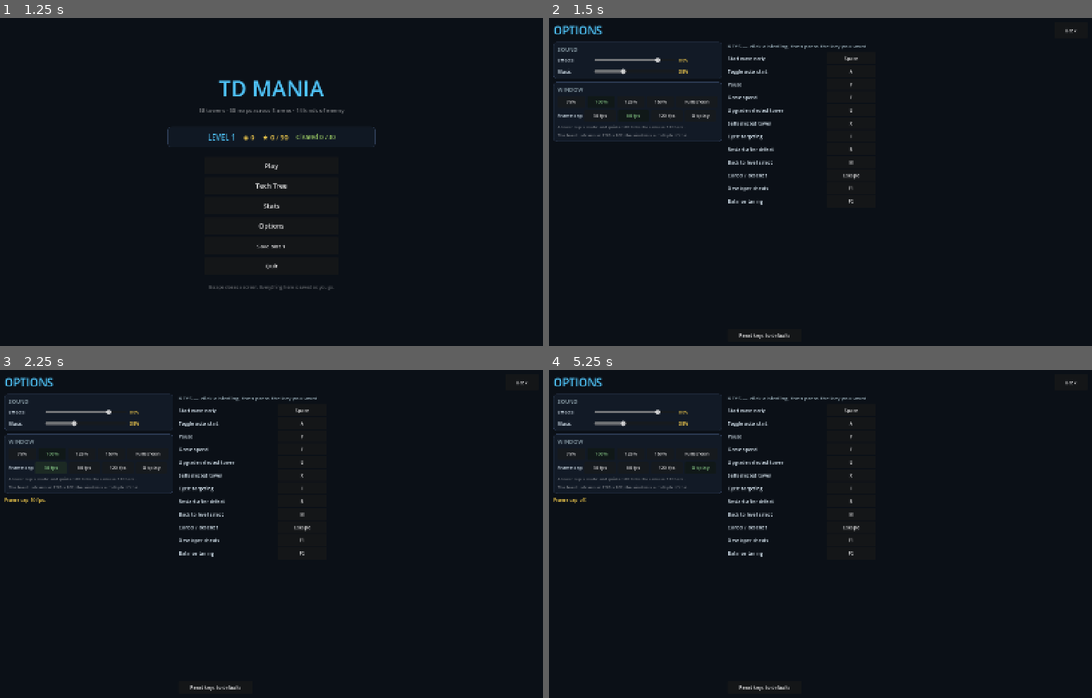
Above: before the commit, frames 1-4 (two rows, left to right).
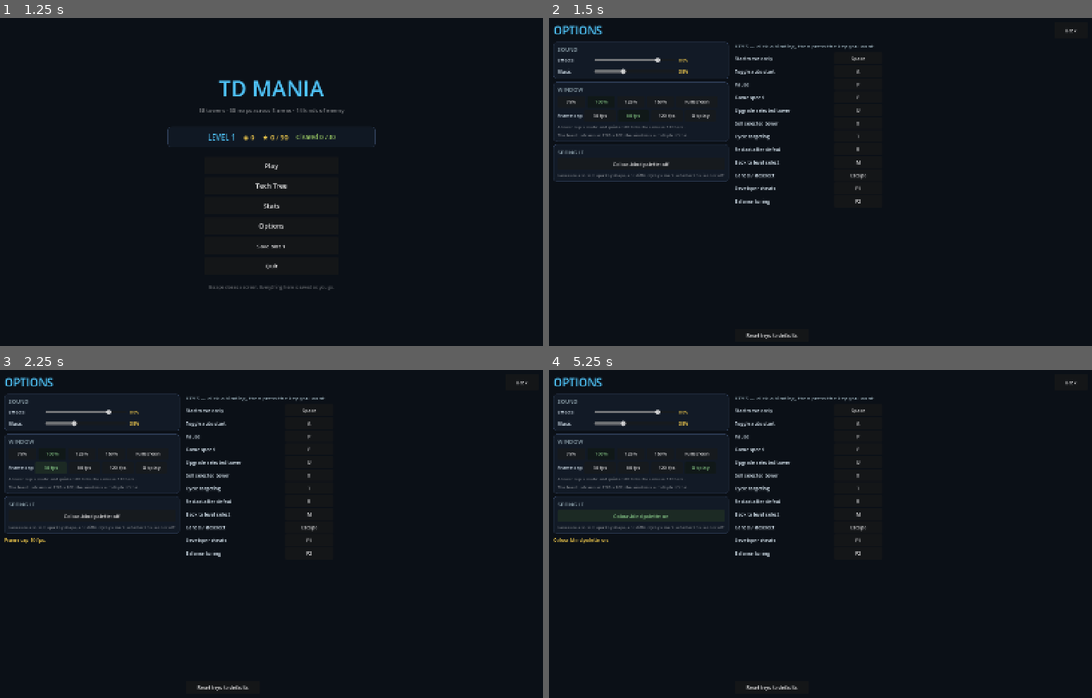
Above: after the commit, the same moments.

Repository: MichaelMIL/TD-Mania
Game: Godot game, scene res://main.tscn
The game is run twice, just before and just after one commit, with the same random seed, the same clock (stepped at 60 frames per second) and the same inputs.
Inputs (mouse positions are in pixels of both pictures, inside the frame that each line leads up to):
- Up to frame 1 (1.25 s): click "New game" at 0.5 s
- Up to frame 2 (1.5 s): click "Options" at 1.25 s
- Up to frame 3 (2.25 s): click "30 fps" at 2 s
- Up to frame 4 (5.25 s): click "60 fps" at 2.75 s; click "120 fps" at 3.5 s; click "Display" at 4.25 s; click (641, 517) at 5 s, where only the run after the commit has a clickable "Colour-blind palette: off"

Frame 1 is identical in both runs. In frame 2, 1.7% of the frame differs, in the area x 0-60%, y 7-98%; in frame 3, 1.8%; in frame 4, 2.9%.

Commit message:
Stop colour carrying the whole load
Lanes, tiers, tower types and creep kinds were all told apart by hue, and
roughly one man in twelve cannot separate some of those pairs.

Always on, because they cost nothing: every lane draws its own shape at
the spawn portal - circle, square, triangle, diamond - next to its colour;
every difficulty carries a mark (dot, diamond, triangle, star) beside its
name; and the build cursor draws a tick or a cross rather than leaning on
green against red.

Options gains a colour-blind palette that swaps the lane colours. Choosing
those four was the interesting part: the canonical Okabe-Ito pairing of
orange and sky blue is nearly identical in luminance, which is no help on
a dark board, and the obvious blue/green pairing is barely better than
what it replaced under simulation. So the set was picked by simulating
protanopia and deuteranopia across the whole Okabe-Ito palette and keeping
the four whose closest pair stays furthest apart, brightness included.

The suite runs that simulation as a test - lanes must stay apart under
both forms and in brightness - so the palette cannot quietly regress.

615 assertions pass.

Co-Authored-By: Claude Opus 5 (1M context) <noreply@anthropic.com>

Diff:
--- a/dev/dev_verify.gd
+++ b/dev/dev_verify.gd
@@ -214,6 +214,7 @@
 	_check_boss_abilities()
 	_check_hazards()
 	_check_area_music()
+	_check_colour_access()
 	_check_modifiers()
 	_check_flyers()
 	_check_board_tooltips()
@@ -2380,6 +2381,82 @@
 
 
 
+
+
+## Colour is not the only channel: lanes have shapes, tiers have marks, the
+## build cursor has a tick or a cross, and the palette can be swapped.
+func _check_colour_access() -> void:
+	var was: bool = Progress.colourblind()
+	Progress.set_colourblind(false)
+	var plain: Array = []
+	for i in 4:
+		plain.append(TDData.route_color(i))
+	Progress.set_colourblind(true)
+	var safe: Array = []
+	for i in 4:
+		safe.append(TDData.route_color(i))
+	check("the option changes the lane palette", plain != safe)
+	check("and the safe palette has a colour per lane",
+			TDData.SAFE_ROUTE_COLORS.size() >= TDData.ROUTE_COLORS.size())
+	# The real test: simulate the two common forms of colour blindness and
+	# check the lanes stay apart under both, and in brightness for anyone
+	# looking at a grey screenshot.
+	var too_close := ""
+	for i in safe.size():
+		for j in range(i + 1, safe.size()):
+			var a: Color = safe[i]
+			var b: Color = safe[j]
+			for kind: String in ["protanopia", "deuteranopia"]:
+				if _colour_gap(_simulate(a, kind), _simulate(b, kind)) < 0.25:
+					too_close = "%d/%d under %s" % [i, j, kind]
+			if absf(a.get_luminance() - b.get_luminance()) < 0.03:
+				too_close = "%d/%d in brightness" % [i, j]
+	check("safe lane colours stay apart under colour blindness (%s)" % too_close,
+			too_close == "")
+	Progress.set_colourblind(was)
+
+	var shapes: Array = []
+	for i in 4:
+		shapes.append(TDData.route_shape(i))
+	var unique: Array = []
+	for shape: String in shapes:
+		if not unique.has(shape):
+			unique.append(shape)
+	check("every lane has its own shape", unique.size() == shapes.size())
+	var marks: Array = []
+	for tier in TDData.TIERS.size():
+		marks.append(TDData.tier_mark(tier))
+	var unique_marks: Array = []
+	for mark: String in marks:
+		if not unique_marks.has(mark):
+			unique_marks.append(mark)
+	check("and every tier its own mark", unique_marks.size() == marks.size())
+
+	# The setting survives a save round trip.
+	var cfg := ConfigFile.new()
+	cfg.set_value("meta", "version", Progress.SAVE_VERSION)
+	cfg.set_value("options", "colourblind", true)
+	Progress.apply_config(cfg)
+	check("the choice is remembered", Progress.colourblind())
+	Progress.use_clean_state()
+
+
+
+
+## The usual linear approximations of the two common forms of red-green
+## colour blindness. Good enough to tell "these two lanes are the same
+## colour to a lot of people" from "these two are fine".
+func _simulate(c: Color, kind: String) -> Color:
+	if kind == "protanopia":
+		return Color(0.567 * c.r + 0.433 * c.g, 0.558 * c.r + 0.442 * c.g,
+				0.242 * c.g + 0.758 * c.b)
+	return Color(0.625 * c.r + 0.375 * c.g, 0.7 * c.r + 0.3 * c.g,
+			0.3 * c.g + 0.7 * c.b)
+
+
+func _colour_gap(a: Color, b: Color) -> float:
+	return Vector3(a.r - b.r, a.g - b.g, a.b - b.b).length()
+
 ## Music is per area: the same loop, tuned differently.
 func _check_area_music() -> void:
 	var missing: Array = []
--- a/scripts/cursor.gd
+++ b/scripts/cursor.gd
@@ -42,6 +42,14 @@
 		draw_circle(pos, dead, Color(0.9, 0.3, 0.3, 0.1))
 		draw_arc(pos, dead, 0.0, TAU, 40, Color(0.95, 0.4, 0.4, 0.5), 1.5, true)
 	draw_circle(pos, 20.0, Color(tint.r, tint.g, tint.b, 0.35))
+	# Green and red are the same colour to a good few people, so the cell
+	# says yes or no in a shape as well.
+	if ok:
+		draw_line(pos + Vector2(-9.0, 0.0), pos + Vector2(-3.0, 7.0), col, 3.0, true)
+		draw_line(pos + Vector2(-3.0, 7.0), pos + Vector2(9.0, -8.0), col, 3.0, true)
+	else:
+		draw_line(pos + Vector2(-8.0, -8.0), pos + Vector2(8.0, 8.0), col, 3.0, true)
+		draw_line(pos + Vector2(8.0, -8.0), pos + Vector2(-8.0, 8.0), col, 3.0, true)
 
 	# Highlight every cell of the same terrain type when nothing fits here, so
 	# it is obvious where a water-only tower can go.
--- a/scripts/data.gd
+++ b/scripts/data.gd
@@ -422,8 +422,34 @@
 		Color("81c784")]
 
 
+## Okabe-Ito: chosen because these stay apart under every common form of
+## colour blindness. Used in place of the default lane colours when the
+## option is on.
+## Four Okabe-Ito colours, picked by simulating protanopia and deuteranopia
+## over the whole palette and keeping the set whose closest pair stays
+## furthest apart — including in brightness, so they survive being
+## screenshotted in grey as well.
+static var SAFE_ROUTE_COLORS: Array = [Color("0072b2"), Color("56b4e9"),
+	Color("f0e442"), Color("cc79a7")]
+
+## A shape per lane, drawn alongside the colour, so two lanes are told
+## apart by more than hue. Always on — it costs nothing and helps everyone.
+static var ROUTE_SHAPES: Array = ["circle", "square", "triangle", "diamond"]
+
+
 static func route_color(index: int) -> Color:
+	if Progress.colourblind():
+		return SAFE_ROUTE_COLORS[index % SAFE_ROUTE_COLORS.size()]
 	return ROUTE_COLORS[index % ROUTE_COLORS.size()]
+
+
+static func route_shape(index: int) -> String:
+	return ROUTE_SHAPES[index % ROUTE_SHAPES.size()]
+
+
+## A mark per tier, so difficulty is not only a colour.
+static func tier_mark(tier: int) -> String:
+	return ["●", "◆", "▲", "★"][clampi(tier, 0, 3)]
 
 
 static func tier_of(level: Dictionary) -> Dictionary:
--- a/scripts/map.gd
+++ b/scripts/map.gd
@@ -335,6 +335,28 @@
 ## Theme props on dry ground: trees, grass tufts, cracks, snow and so on.
 ## Each level names its own motif, which is most of what makes the maps look
 ## like different places.
+## A lane marker: circle, square, triangle or diamond, filled faintly and
+## outlined in the lane's colour.
+func _draw_lane_mark(shape: String, at: Vector2, radius: float, tint: Color) -> void:
+	var fill := Color(tint.r, tint.g, tint.b, 0.32)
+	match shape:
+		"square":
+			var box := Rect2(at - Vector2(radius, radius), Vector2(radius, radius) * 2.0)
+			draw_rect(box, fill)
+			draw_rect(box, tint, false, 3.0)
+		"triangle", "diamond":
+			var points := PackedVector2Array()
+			var sides := 3 if shape == "triangle" else 4
+			for i in sides:
+				points.append(at + Vector2.UP.rotated(TAU * float(i) / float(sides))
+						* radius * 1.25)
+			draw_colored_polygon(points, fill)
+			draw_polyline(points + PackedVector2Array([points[0]]), tint, 3.0, true)
+		_:
+			draw_circle(at, radius, fill)
+			draw_arc(at, radius, 0.0, TAU, 24, tint, 3.0, true)
+
+
 func _draw_decor(cell: float) -> void:
 	var kind := str(game.level_def.get("decor", ""))
 	if kind == "":
@@ -616,8 +638,8 @@
 		var goal: Vector2 = route[route.size() - 1]
 		var s_in := start + (route[1] - start).normalized() * cell * 1.25
 		var g_in := goal + (route[route.size() - 2] - goal).normalized() * cell * 1.25
-		draw_circle(s_in, cell * 0.3, Color(tint.r, tint.g, tint.b, 0.32))
-		draw_arc(s_in, cell * 0.3, 0.0, TAU, 24, tint, 3.0, true)
+		# The lane's own shape, so two spawns are told apart without colour.
+		_draw_lane_mark(TDData.route_shape(index), s_in, cell * 0.3, tint)
 		var tag := " %d" % (index + 1) if many else ""
 		draw_string(font, s_in + Vector2(-34.0, 34.0), "SPAWN" + tag,
 				HORIZONTAL_ALIGNMENT_CENTER, 68, 12, Color(tint.r, tint.g, tint.b, 0.8))
--- a/scripts/menu.gd
+++ b/scripts/menu.gd
@@ -492,8 +492,9 @@
 	box.content_margin_top = 2
 	box.content_margin_bottom = 2
 	pill.add_theme_stylebox_override("panel", box)
-	var text := _label("%s %d/%d" % [str(tier["name"]).to_upper(),
-			int(level["tier"]) + 1, TDData.TIERS.size()], 12, accent)
+	var text := _label("%s %s %d/%d" % [TDData.tier_mark(int(level["tier"])),
+			str(tier["name"]).to_upper(), int(level["tier"]) + 1,
+			TDData.TIERS.size()], 12, accent)
 	pill.add_child(text)
 	return pill
 
--- a/scripts/options.gd
+++ b/scripts/options.gd
@@ -10,6 +10,7 @@
 var sfx_value: Label
 var music_value: Label
 var scale_row: HBoxContainer
+var colourblind_button: Button
 var key_rows: Dictionary = {}
 var status: Label
 ## The action waiting for a key press, or "" when nothing is being rebound.
@@ -146,6 +147,20 @@
 			int(ProjectSettings.get_setting("display/window/size/viewport_height"))],
 			11, Color(1, 1, 1, 0.45)))
 
+	var access_card := PanelContainer.new()
+	access_card.add_theme_stylebox_override("panel", _sb(Color("121a26"), Color("2c3a52")))
+	left.add_child(access_card)
+	var access_col := VBoxContainer.new()
+	access_col.add_theme_constant_override("separation", 6)
+	access_card.add_child(access_col)
+	access_col.add_child(_label("SEEING IT", 15, Color("90a4ae")))
+	colourblind_button = _button("", 300.0)
+	colourblind_button.tooltip_text = "Swaps lane colours for a palette that survives the common forms of colour blindness. Lane shapes and tier marks are always on."
+	colourblind_button.pressed.connect(_toggle_colourblind)
+	access_col.add_child(colourblind_button)
+	access_col.add_child(_label("Lanes are also told apart by shape, and difficulty by a mark, whether this is on or off.",
+			11, Color(1, 1, 1, 0.45)))
+
 	status = _label("", 13, Color("ffd54f"))
 	status.autowrap_mode = TextServer.AUTOWRAP_WORD_SMART
 	left.add_child(status)
@@ -242,6 +257,12 @@
 	_say("Windowed." if full else "Fullscreen.")
 
 
+func _toggle_colourblind() -> void:
+	Progress.set_colourblind(not Progress.colourblind())
+	_refresh()
+	_say("Colour-blind palette %s." % ("on" if Progress.colourblind() else "off"))
+
+
 func _listen_for(action: String) -> void:
 	listening = action
 	_refresh()
@@ -301,6 +322,11 @@
 				child.modulate = Color("9ce89c") \
 						if int(child.get_meta("cap")) == Progress.frame_cap() \
 						else Color.WHITE
+	if colourblind_button != null:
+		colourblind_button.text = "Colour-blind palette: %s" \
+				% ("on" if Progress.colourblind() else "off")
+		colourblind_button.modulate = Color("9ce89c") if Progress.colourblind() \
+				else Color.WHITE
 	for action: String in key_rows:
 		var b: Button = key_rows[action]
 		b.text = "press a key…" if listening == action else Progress.key_name(action)
--- a/scripts/progress.gd
+++ b/scripts/progress.gd
@@ -273,6 +273,7 @@
 			keys[key] = int(cfg.get_value("keys", key, 0))
 	options["window_scale"] = float(cfg.get_value("options", "window_scale", 1.0))
 	options["frame_cap"] = int(cfg.get_value("options", "frame_cap", 60))
+	options["colourblind"] = bool(cfg.get_value("options", "colourblind", false))
 
 
 static func save_state() -> void:
@@ -300,6 +301,7 @@
 		cfg.set_value("keys", key, int(keys[key]))
 	cfg.set_value("options", "window_scale", window_scale())
 	cfg.set_value("options", "frame_cap", frame_cap())
+	cfg.set_value("options", "colourblind", colourblind())
 	for key: String in runs:
 		cfg.set_value("runs", key, runs[key])
 	cfg.save(slot_path(slot))
@@ -392,6 +394,21 @@
 	options["frame_cap"] = value
 	save_state()
 	App.apply_cap()
+
+
+## Colour-blind mode. Hue carries a lot in this game — routes, tiers, tower
+## types, creep kinds — so this swaps the palettes that matter for ones
+## that survive the common forms of colour blindness, and turns on the
+## symbols that say the same thing without colour at all.
+static func colourblind() -> bool:
+	load_state()
+	return bool(options.get("colourblind", false))
+
+
+static func set_colourblind(on: bool) -> void:
+	load_state()
+	options["colourblind"] = on
+	save_state()
 
 
 static func window_scale() -> float:
Not shown, changed: README.md
